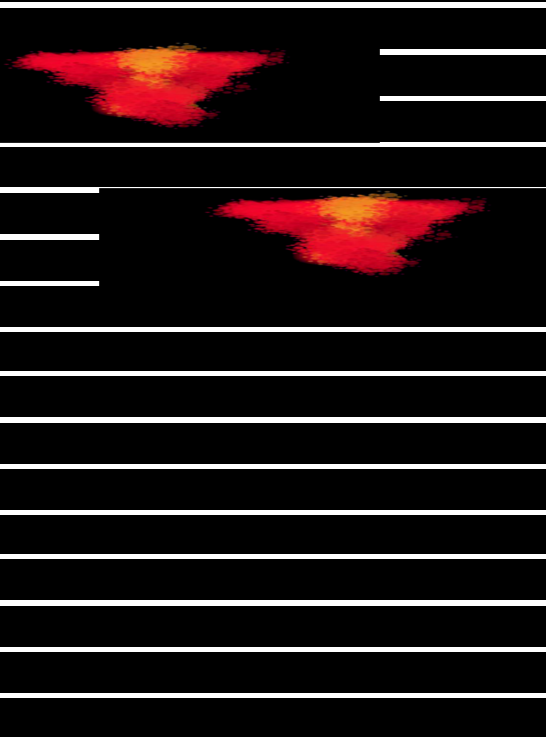
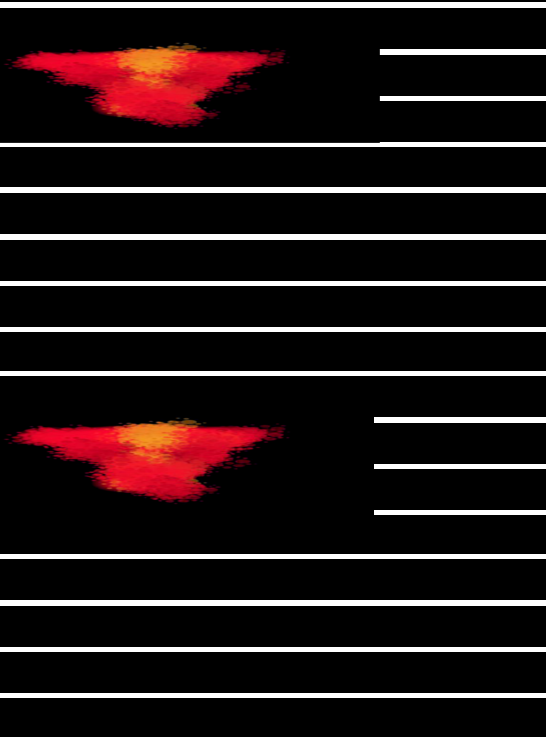
The second (546, 737) image is a revision of the first. Changes to its layers:
painted on "Pasted Layer" over [0, 415, 374, 515]
painted on "Layer" over [99, 188, 546, 286]
